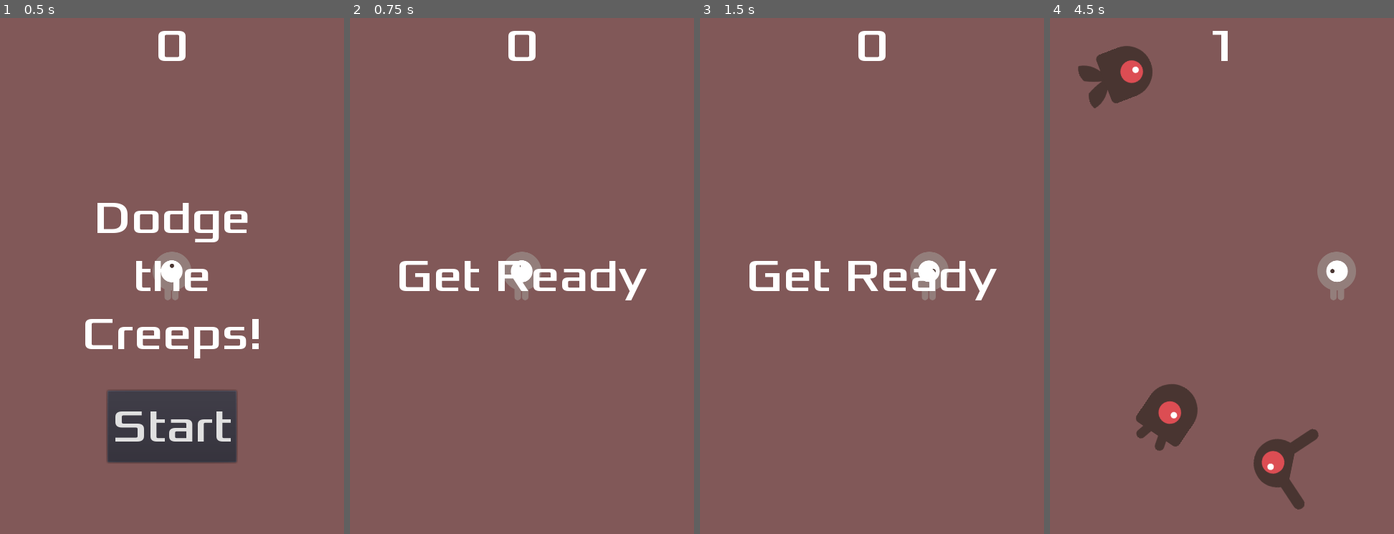
Above: before the commit, frames 1-4 (left to right).
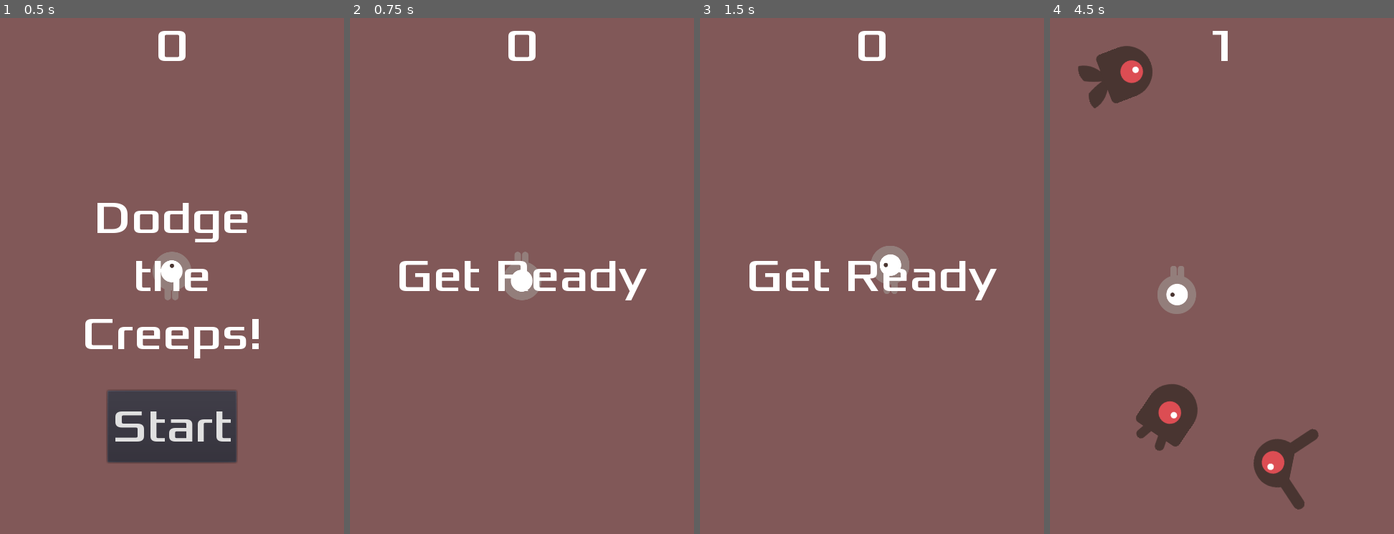
Above: after the commit, the same moments.

Repository: Hossein-Noroozpour/godot-curiosity
Game: Godot game, scene res://Main.tscn
The game is run twice, just before and just after one commit, with the same random seed, the same clock (stepped at 60 frames per second) and the same inputs. Before the commit the project has no main scene; this scene is started directly in both runs.
Inputs (mouse positions are in pixels of both pictures, inside the frame that each line leads up to):
- Up to frame 1 (0.5 s): no input
- Up to frame 2 (0.75 s): click "Start" at 0.5 s
- Up to frame 3 (1.5 s): tap Enter at 1.25 s; move the mouse to (947, 250) at 1.27 s; hold Right (ui_right) from 1.28 s (still down); click (947, 250) at 1.42 s
- Up to frame 4 (4.5 s): release Right (ui_right) at 2 s; drag from (1153, 301) to (1204, 379) at 2.02 s; move the mouse to (1256, 162) at 2.77 s; hold Right (ui_right) 2.78-3.5 s; click (1256, 162) at 2.92 s; drag from (1204, 379) to (1118, 198) at 3.52 s; move the mouse to (1325, 353) at 4.27 s; hold Left (ui_left) from 4.28 s (still down); click (1325, 353) at 4.42 s

Frame 1 is identical in both runs. In frame 2, 0.4% of the frame differs, in the area x 45-56%, y 45-55%; in frame 3, 1.1%; in frame 4, 1.5%, in the area x 31-89%, y 45-58%.

Commit message:
tutorial ended

Diff:
--- a/Player.gd
+++ b/Player.gd
@@ -4,46 +4,45 @@
 
 export var speed = 400
 var screen_size
+var target = Vector2()
+var is_moving = false
 
 
 func _ready():
 	screen_size = get_viewport_rect().size
 
 
+func _input(event):
+	if event is InputEventScreenTouch:
+		is_moving = event.pressed
+		target = event.position
+	if event is InputEventScreenDrag:
+		target = event.position
+
+
 func _process(delta):
-	var velocity = Vector2()
-	var is_moving = false
-	if Input.is_action_pressed("ui_right"):
-		velocity.x += 1
-		$AnimatedSprite.animation = "walk"
-		$AnimatedSprite.flip_h = false
-		is_moving = true
-	if Input.is_action_pressed("ui_left"):
-		velocity.x -= 1
-		$AnimatedSprite.animation = "walk"
-		$AnimatedSprite.flip_h = true
-		is_moving = true
-	if Input.is_action_pressed("ui_down"):
-		velocity.y += 1
-		$AnimatedSprite.animation = "up"
-		$AnimatedSprite.flip_v = true
-		is_moving = true
-	if Input.is_action_pressed("ui_up"):
-		velocity.y -= 1
-		$AnimatedSprite.animation = "up"
-		$AnimatedSprite.flip_v = false
-		is_moving = true
 	if is_moving:
-		velocity = velocity.normalized() * speed
-		position += velocity * delta
+		var direction = target - position
+		var distance = direction.length()
+		if distance < 10:
+			$AnimatedSprite.stop()
+			return
+		var delta_pos = direction * (delta * speed / distance)
+		position += delta_pos
 		position.x = clamp(position.x, 0, screen_size.x)
 		position.y = clamp(position.y, 0, screen_size.y)
+		if abs(delta_pos.x) > abs(delta_pos.y):
+			$AnimatedSprite.animation = "walk"
+		else:
+			$AnimatedSprite.animation = "up"
+		$AnimatedSprite.flip_h = delta_pos.x > 0.0
+		$AnimatedSprite.flip_v = delta_pos.y > 0.0
 		$AnimatedSprite.play()
 	else:
 		$AnimatedSprite.stop()
 
 
-func _on_Player_body_entered(body):
+func _on_Player_body_entered(_body):
 	hide()
 	emit_signal("hit")
 	$CollisionShape2D.set_deferred("disabled", true)
@@ -51,5 +50,7 @@
 
 func start(pos):
 	position = pos
+	target = pos
+	is_moving = false
 	show()
 	$CollisionShape2D.disabled = false
--- a/project.godot
+++ b/project.godot
@@ -16,13 +16,21 @@
 [application]
 
 config/name="learning-godot"
+run/main_scene="res://Main.tscn"
 config/icon="res://icon.png"
 
 [display]
 
 window/size/width=480
 window/size/height=720
+window/size/resizable=false
+window/handheld/orientation="portrait"
 window/stretch/mode="2d"
+window/stretch/aspect="keep"
+
+[input_devices]
+
+pointing/emulate_touch_from_mouse=true
 
 [rendering]
 
Not shown, removed: dodge_assets/art/House In a Forest Loop.ogg.import
Not shown, removed: dodge_assets/art/enemyFlyingAlt_1.png.import
Not shown, removed: dodge_assets/art/enemyFlyingAlt_2.png.import
Not shown, removed: dodge_assets/art/enemySwimming_1.png.import
Not shown, removed: dodge_assets/art/enemySwimming_2.png.import
Not shown, removed: dodge_assets/art/enemyWalking_1.png.import
Not shown, removed: dodge_assets/art/enemyWalking_2.png.import
Not shown, removed: dodge_assets/art/gameover.wav.import
Not shown, removed: dodge_assets/art/playerGrey_up1.png.import
Not shown, removed: dodge_assets/art/playerGrey_up2.png.import
Not shown, removed: dodge_assets/art/playerGrey_walk1.png.import
Not shown, removed: dodge_assets/art/playerGrey_walk2.png.import
(and 2 more such lines)
